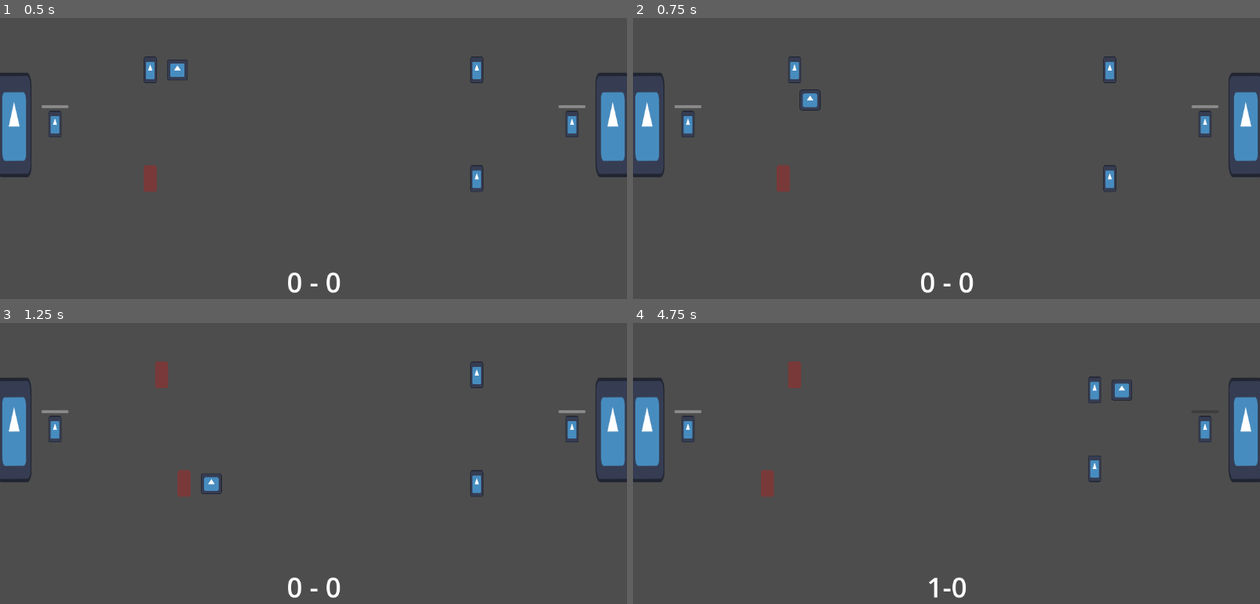
Above: before the commit, frames 1-4 (two rows, left to right).
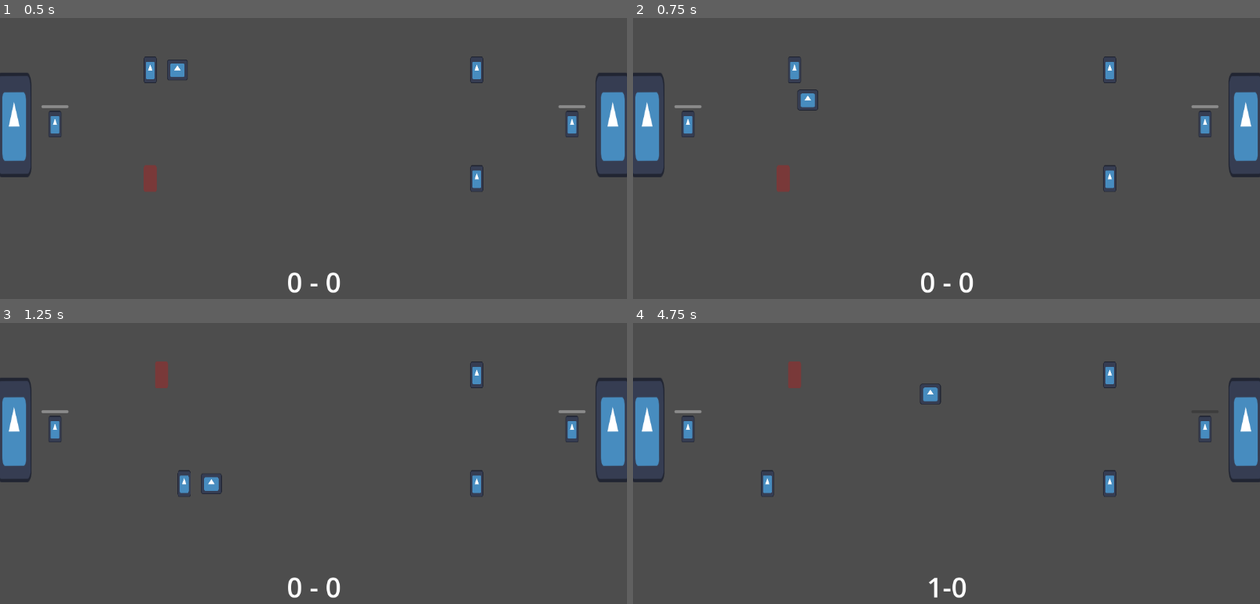
Above: after the commit, the same moments.

Repository: david8zhang/spooky-soccer
Game: Godot game, scene res://scenes/Main.tscn
Same seed, same stepped clock (60 frames per second), same inputs: the game is played once before the commit and once after it. The engine's default icon, where the game draws it, is replaced by a stand-in: a white triangle on a blue panel in a dark square.
Inputs:
- Up to frame 1 (0.5 s): no input
- Up to frame 2 (0.75 s): tap Enter at 0.5 s; hold Right (move_right) from 0.53 s (still down); tap Space (pass) at 0.6 s
- Up to frame 3 (1.25 s): keep holding Right (move_right); tap F (shoot) at 0.8 s
- Up to frame 4 (4.75 s): release Right (move_right) at 1.28 s; hold Down (move_down) 1.28-2.03 s; tap F (shoot) at 1.35, 2.3, 2.85, 3.8, 4.35 s; tap Space (pass) at 1.55, 2.1, 3.05, 3.6, 4.55 s; hold Right (move_right) 2.03-2.78 s; hold Up (move_up) 2.78-3.53 s; hold Left (move_left) from 3.53 s (still down)

Frame 1 is identical in both runs. In frame 2, 0.1% of the frame differs, in the area x 26-30%, y 25-33%; in frame 3, 0.2%; in frame 4, 1.0%, in the area x 20-80%, y 13-63%.

Commit message:
added CPU passing logic

Diff:
--- a/prefabs/Ball.tscn
+++ b/prefabs/Ball.tscn
@@ -41,7 +41,7 @@
 
 [node name="CollisionDetector" type="Area2D" parent="."]
 collision_layer = 4
-collision_mask = 15
+collision_mask = 27
 
 [node name="CollisionShape2D" type="CollisionShape2D" parent="CollisionDetector"]
 shape = SubResource("CircleShape2D_kr422")
--- a/prefabs/CPUFieldManager.tscn
+++ b/prefabs/CPUFieldManager.tscn
@@ -1,10 +1,42 @@
-[gd_scene load_steps=4 format=3 uid="uid://cjfb8ram4fpgp"]
+[gd_scene load_steps=9 format=3 uid="uid://cjfb8ram4fpgp"]
 
 [ext_resource type="Script" path="res://scripts/CPUFieldManager.gd" id="1_c288n"]
-[ext_resource type="PackedScene" uid="uid://d1vjmob1dhhgf" path="res://prefabs/FieldPlayer.tscn" id="2_m4f7v"]
+[ext_resource type="Script" path="res://scripts/FieldPlayer.gd" id="2_gdrvq"]
+[ext_resource type="Texture2D" uid="uid://dqa181oq1x6gn" path="res://icon.svg" id="3_h6xue"]
 [ext_resource type="PackedScene" uid="uid://cb574qavck54v" path="res://prefabs/Goalkeeper.tscn" id="3_i4xph"]
+
+[sub_resource type="AtlasTexture" id="AtlasTexture_fto0y"]
+atlas = ExtResource("3_h6xue")
+region = Rect2(0, 0, 128, 128)
+
+[sub_resource type="SpriteFrames" id="SpriteFrames_8qxoa"]
+animations = [{
+"frames": [{
+"duration": 1.0,
+"texture": SubResource("AtlasTexture_fto0y")
+}],
+"loop": true,
+"name": &"placeholder",
+"speed": 5.0
+}]
+
+[sub_resource type="RectangleShape2D" id="RectangleShape2D_wo2u0"]
+size = Vector2(38, 72)
+
+[sub_resource type="PackedScene" id="PackedScene_gk3m4"]
+_bundled = {
+"conn_count": 0,
+"conns": PackedInt32Array(),
+"editable_instances": [],
+"names": PackedStringArray("FieldPlayer", "lock_rotation", "script", "RigidBody2D", "AnimatedSprite2D", "position", "scale", "sprite_frames", "animation", "CollisionShape2D", "shape"),
+"node_count": 3,
+"node_paths": [],
+"nodes": PackedInt32Array(-1, -1, 3, 0, -1, 2, 1, 0, 2, 1, 0, 0, 0, 4, 4, -1, 4, 5, 2, 6, 3, 7, 4, 8, 5, 0, 0, 0, 9, 9, -1, 1, 10, 6, 0),
+"variants": [true, ExtResource("2_gdrvq"), Vector2(2.08165e-12, 2.08165e-12), Vector2(0.3, 0.563), SubResource("SpriteFrames_8qxoa"), &"placeholder", SubResource("RectangleShape2D_wo2u0")],
+"version": 3
+}
 
 [node name="CPUFieldManager" type="Node2D"]
 script = ExtResource("1_c288n")
-player_scene = ExtResource("2_m4f7v")
+player_scene = SubResource("PackedScene_gk3m4")
 goalkeeper_scene = ExtResource("3_i4xph")
--- a/prefabs/CPUFieldPlayer.tscn
+++ b/prefabs/CPUFieldPlayer.tscn
@@ -25,13 +25,14 @@
 height = 48.0
 
 [node name="CPUFieldPlayer" type="RigidBody2D"]
+collision_layer = 2
 lock_rotation = true
 script = ExtResource("1_k72m6")
 
 [node name="ContextMap" parent="." instance=ExtResource("2_vai8v")]
 
 [node name="CPUFieldPlayerAI" parent="." node_paths=PackedStringArray("blackboard", "actor") instance=ExtResource("2_4laok")]
-blackboard = NodePath("@Node@202746")
+blackboard = NodePath("@Node@315690")
 actor = NodePath("..")
 
 [node name="AnimatedSprite2D" type="AnimatedSprite2D" parent="."]
--- a/prefabs/CPUFieldPlayerAI.tscn
+++ b/prefabs/CPUFieldPlayerAI.tscn
@@ -5,18 +5,18 @@
 [ext_resource type="Script" path="res://addons/beehave/nodes/composites/sequence.gd" id="2_erdwv"]
 [ext_resource type="Script" path="res://scripts/behavior_tree/IsOnOffense.gd" id="4_xwktl"]
 [ext_resource type="Script" path="res://scripts/behavior_tree/IsOnball.gd" id="5_ltyea"]
-[ext_resource type="Script" path="res://scripts/behavior_tree/AttackDribble.gd" id="6_3ccq3"]
 [ext_resource type="Script" path="res://scripts/behavior_tree/Idle.gd" id="6_5pohc"]
-[ext_resource type="Script" path="res://addons/beehave/nodes/decorators/inverter.gd" id="7_hc8l0"]
 [ext_resource type="Script" path="res://scripts/behavior_tree/ShootBall.gd" id="7_sfdfh"]
+[ext_resource type="Script" path="res://scripts/behavior_tree/IsPassLaneOpen.gd" id="8_45sr2"]
 [ext_resource type="Script" path="res://scripts/behavior_tree/IsOpen.gd" id="8_bns73"]
-[ext_resource type="Script" path="res://scripts/behavior_tree/NearOpponentGoal.gd" id="9_db1pk"]
-[ext_resource type="Script" path="res://scripts/behavior_tree/MoveToOpenPosition.gd" id="10_l5pas"]
+[ext_resource type="Script" path="res://scripts/behavior_tree/IsInDanger.gd" id="10_ywh3k"]
+[ext_resource type="Script" path="res://scripts/behavior_tree/SaveOpenPassTarget.gd" id="11_88kw3"]
+[ext_resource type="Script" path="res://scripts/behavior_tree/PassBall.gd" id="11_rjhhn"]
 
 [node name="CPUFieldPlayerAI" type="Node" node_paths=PackedStringArray("blackboard", "actor")]
 script = ExtResource("1_xsn7y")
 blackboard = NodePath("@Node@21979")
-actor = NodePath("")
+actor = NodePath("..")
 
 [node name="OffenseOrDefense" type="Node" parent="."]
 script = ExtResource("2_8as02")
@@ -36,56 +36,41 @@
 [node name="IsOnball" type="Node" parent="OffenseOrDefense/OffenseSequence/OnOrOffball/OnballSequence"]
 script = ExtResource("5_ltyea")
 
-[node name="ShouldDribbleOrNot" type="Node" parent="OffenseOrDefense/OffenseSequence/OnOrOffball/OnballSequence"]
+[node name="ShouldShootOrNot" type="Node" parent="OffenseOrDefense/OffenseSequence/OnOrOffball/OnballSequence"]
 script = ExtResource("2_8as02")
 
-[node name="DribbleSequence" type="Node" parent="OffenseOrDefense/OffenseSequence/OnOrOffball/OnballSequence/ShouldDribbleOrNot"]
+[node name="ShootSequence" type="Node" parent="OffenseOrDefense/OffenseSequence/OnOrOffball/OnballSequence/ShouldShootOrNot"]
 script = ExtResource("2_erdwv")
 
-[node name="NearOpponentGoal" type="Node" parent="OffenseOrDefense/OffenseSequence/OnOrOffball/OnballSequence/ShouldDribbleOrNot/DribbleSequence"]
-script = ExtResource("9_db1pk")
+[node name="IsOpen" type="Node" parent="OffenseOrDefense/OffenseSequence/OnOrOffball/OnballSequence/ShouldShootOrNot/ShootSequence"]
+script = ExtResource("8_bns73")
 
-[node name="ShouldShootOrNot" type="Node" parent="OffenseOrDefense/OffenseSequence/OnOrOffball/OnballSequence/ShouldDribbleOrNot/DribbleSequence"]
+[node name="ShootBall" type="Node" parent="OffenseOrDefense/OffenseSequence/OnOrOffball/OnballSequence/ShouldShootOrNot/ShootSequence"]
+script = ExtResource("7_sfdfh")
+
+[node name="ShouldPassOrNot" type="Node" parent="OffenseOrDefense/OffenseSequence/OnOrOffball/OnballSequence/ShouldShootOrNot"]
 script = ExtResource("2_8as02")
 
-[node name="ShootSequence" type="Node" parent="OffenseOrDefense/OffenseSequence/OnOrOffball/OnballSequence/ShouldDribbleOrNot/DribbleSequence/ShouldShootOrNot"]
+[node name="PassSequence" type="Node" parent="OffenseOrDefense/OffenseSequence/OnOrOffball/OnballSequence/ShouldShootOrNot/ShouldPassOrNot"]
 script = ExtResource("2_erdwv")
 
-[node name="IsOpen" type="Node" parent="OffenseOrDefense/OffenseSequence/OnOrOffball/OnballSequence/ShouldDribbleOrNot/DribbleSequence/ShouldShootOrNot/ShootSequence"]
-script = ExtResource("8_bns73")
+[node name="IsPassLaneOpen" type="Node" parent="OffenseOrDefense/OffenseSequence/OnOrOffball/OnballSequence/ShouldShootOrNot/ShouldPassOrNot/PassSequence"]
+script = ExtResource("8_45sr2")
 
-[node name="ShootBall" type="Node" parent="OffenseOrDefense/OffenseSequence/OnOrOffball/OnballSequence/ShouldDribbleOrNot/DribbleSequence/ShouldShootOrNot/ShootSequence"]
-script = ExtResource("7_sfdfh")
+[node name="OrConditional" type="Node" parent="OffenseOrDefense/OffenseSequence/OnOrOffball/OnballSequence/ShouldShootOrNot/ShouldPassOrNot/PassSequence"]
+script = ExtResource("2_8as02")
 
-[node name="Idle" type="Node" parent="OffenseOrDefense/OffenseSequence/OnOrOffball/OnballSequence/ShouldDribbleOrNot/DribbleSequence/ShouldShootOrNot"]
+[node name="IsInDanger" type="Node" parent="OffenseOrDefense/OffenseSequence/OnOrOffball/OnballSequence/ShouldShootOrNot/ShouldPassOrNot/PassSequence/OrConditional"]
+script = ExtResource("10_ywh3k")
+
+[node name="SaveOpenPassTarget" type="Node" parent="OffenseOrDefense/OffenseSequence/OnOrOffball/OnballSequence/ShouldShootOrNot/ShouldPassOrNot/PassSequence/OrConditional"]
+script = ExtResource("11_88kw3")
+
+[node name="PassBall" type="Node" parent="OffenseOrDefense/OffenseSequence/OnOrOffball/OnballSequence/ShouldShootOrNot/ShouldPassOrNot/PassSequence"]
+script = ExtResource("11_rjhhn")
+
+[node name="Idle" type="Node" parent="OffenseOrDefense/OffenseSequence/OnOrOffball/OnballSequence/ShouldShootOrNot/ShouldPassOrNot"]
 script = ExtResource("6_5pohc")
 
-[node name="AttackDribble" type="Node" parent="OffenseOrDefense/OffenseSequence/OnOrOffball/OnballSequence/ShouldDribbleOrNot"]
-script = ExtResource("6_3ccq3")
-
-[node name="OffballSelector" type="Node" parent="OffenseOrDefense/OffenseSequence/OnOrOffball"]
-script = ExtResource("2_8as02")
-
-[node name="GetOpenSequence" type="Node" parent="OffenseOrDefense/OffenseSequence/OnOrOffball/OffballSelector"]
-script = ExtResource("2_erdwv")
-
-[node name="InverterDecorator" type="Node" parent="OffenseOrDefense/OffenseSequence/OnOrOffball/OffballSelector/GetOpenSequence"]
-script = ExtResource("7_hc8l0")
-
-[node name="IsInPosition" type="Node" parent="OffenseOrDefense/OffenseSequence/OnOrOffball/OffballSelector/GetOpenSequence/InverterDecorator"]
-script = ExtResource("2_erdwv")
-
-[node name="IsOpen" type="Node" parent="OffenseOrDefense/OffenseSequence/OnOrOffball/OffballSelector/GetOpenSequence/InverterDecorator/IsInPosition"]
-script = ExtResource("8_bns73")
-
-[node name="NearOpponentGoal" type="Node" parent="OffenseOrDefense/OffenseSequence/OnOrOffball/OffballSelector/GetOpenSequence/InverterDecorator/IsInPosition"]
-script = ExtResource("9_db1pk")
-
-[node name="MoveToOpenPosition" type="Node" parent="OffenseOrDefense/OffenseSequence/OnOrOffball/OffballSelector/GetOpenSequence"]
-script = ExtResource("10_l5pas")
-
-[node name="Idle" type="Node" parent="OffenseOrDefense/OffenseSequence/OnOrOffball/OffballSelector"]
+[node name="Idle" type="Node" parent="OffenseOrDefense/OffenseSequence/OnOrOffball"]
 script = ExtResource("6_5pohc")
-
-[node name="Idle" type="Node" parent="OffenseOrDefense"]
-script = ExtResource("6_5pohc")
--- a/prefabs/FieldPlayer.tscn
+++ /dev/null
@@ -1,35 +0,0 @@
-[gd_scene load_steps=6 format=3 uid="uid://d1vjmob1dhhgf"]
-
-[ext_resource type="Script" path="res://scripts/FieldPlayer.gd" id="1_4h5mm"]
-[ext_resource type="Texture2D" uid="uid://dqa181oq1x6gn" path="res://icon.svg" id="1_jgaay"]
-
-[sub_resource type="AtlasTexture" id="AtlasTexture_fto0y"]
-atlas = ExtResource("1_jgaay")
-region = Rect2(0, 0, 128, 128)
-
-[sub_resource type="SpriteFrames" id="SpriteFrames_8qxoa"]
-animations = [{
-"frames": [{
-"duration": 1.0,
-"texture": SubResource("AtlasTexture_fto0y")
-}],
-"loop": true,
-"name": &"placeholder",
-"speed": 5.0
-}]
-
-[sub_resource type="RectangleShape2D" id="RectangleShape2D_wo2u0"]
-size = Vector2(38, 72)
-
-[node name="FieldPlayer" type="RigidBody2D"]
-lock_rotation = true
-script = ExtResource("1_4h5mm")
-
-[node name="AnimatedSprite2D" type="AnimatedSprite2D" parent="."]
-position = Vector2(2.08165e-12, 2.08165e-12)
-scale = Vector2(0.3, 0.563)
-sprite_frames = SubResource("SpriteFrames_8qxoa")
-animation = &"placeholder"
-
-[node name="CollisionShape2D" type="CollisionShape2D" parent="."]
-shape = SubResource("RectangleShape2D_wo2u0")
--- a/prefabs/Goal.tscn
+++ b/prefabs/Goal.tscn
@@ -25,7 +25,7 @@
 radius = 350.0
 
 [node name="Goal" type="StaticBody2D"]
-collision_layer = 2
+collision_layer = 16
 collision_mask = 4
 script = ExtResource("1_6ybeg")
 
--- a/prefabs/PlayerFieldManager.tscn
+++ b/prefabs/PlayerFieldManager.tscn
@@ -1,10 +1,42 @@
-[gd_scene load_steps=4 format=3 uid="uid://d03yj7smxqk6c"]
+[gd_scene load_steps=9 format=3 uid="uid://d03yj7smxqk6c"]
 
 [ext_resource type="Script" path="res://scripts/PlayerFieldManager.gd" id="1_kkpbl"]
-[ext_resource type="PackedScene" uid="uid://d1vjmob1dhhgf" path="res://prefabs/FieldPlayer.tscn" id="2_lwkur"]
+[ext_resource type="Script" path="res://scripts/FieldPlayer.gd" id="2_q0j3s"]
+[ext_resource type="Texture2D" uid="uid://dqa181oq1x6gn" path="res://icon.svg" id="3_icn3j"]
 [ext_resource type="PackedScene" uid="uid://cb574qavck54v" path="res://prefabs/Goalkeeper.tscn" id="3_jlnuh"]
+
+[sub_resource type="AtlasTexture" id="AtlasTexture_fto0y"]
+atlas = ExtResource("3_icn3j")
+region = Rect2(0, 0, 128, 128)
+
+[sub_resource type="SpriteFrames" id="SpriteFrames_8qxoa"]
+animations = [{
+"frames": [{
+"duration": 1.0,
+"texture": SubResource("AtlasTexture_fto0y")
+}],
+"loop": true,
+"name": &"placeholder",
+"speed": 5.0
+}]
+
+[sub_resource type="RectangleShape2D" id="RectangleShape2D_wo2u0"]
+size = Vector2(38, 72)
+
+[sub_resource type="PackedScene" id="PackedScene_gk3m4"]
+_bundled = {
+"conn_count": 0,
+"conns": PackedInt32Array(),
+"editable_instances": [],
+"names": PackedStringArray("FieldPlayer", "lock_rotation", "script", "RigidBody2D", "AnimatedSprite2D", "position", "scale", "sprite_frames", "animation", "CollisionShape2D", "shape"),
+"node_count": 3,
+"node_paths": [],
+"nodes": PackedInt32Array(-1, -1, 3, 0, -1, 2, 1, 0, 2, 1, 0, 0, 0, 4, 4, -1, 4, 5, 2, 6, 3, 7, 4, 8, 5, 0, 0, 0, 9, 9, -1, 1, 10, 6, 0),
+"variants": [true, ExtResource("2_q0j3s"), Vector2(2.08165e-12, 2.08165e-12), Vector2(0.3, 0.563), SubResource("SpriteFrames_8qxoa"), &"placeholder", SubResource("RectangleShape2D_wo2u0")],
+"version": 3
+}
 
 [node name="PlayerFieldManager" type="Node2D"]
 script = ExtResource("1_kkpbl")
-player_scene = ExtResource("2_lwkur")
+player_scene = SubResource("PackedScene_gk3m4")
 goalkeeper_scene = ExtResource("3_jlnuh")
--- a/prefabs/PlayerFieldPlayer.tscn
+++ b/prefabs/PlayerFieldPlayer.tscn
@@ -24,6 +24,7 @@
 height = 48.0
 
 [node name="PlayerFieldPlayer" type="RigidBody2D"]
+collision_mask = 2
 lock_rotation = true
 script = ExtResource("1_ejapt")
 
@@ -41,3 +42,4 @@
 [node name="RayToGoal" type="RayCast2D" parent="."]
 modulate = Color(0, 1, 0, 1)
 target_position = Vector2(2.08165e-12, 100)
+collision_mask = 2
--- a/project.godot
+++ b/project.godot
@@ -65,6 +65,14 @@
 ]
 }
 
+[layer_names]
+
+2d_physics/layer_1="PlayerFieldPlayers"
+2d_physics/layer_2="CPUFieldPlayers"
+2d_physics/layer_3="Ball"
+2d_physics/layer_4="Goalkeepers"
+2d_physics/layer_5="Goal"
+
 [physics]
 
 2d/default_gravity=2.08165e-12
--- a/scripts/ContextMap.gd
+++ b/scripts/ContextMap.gd
@@ -26,6 +26,17 @@
 func _ready():
 	for c in get_children():
 		raycast_list.append(c)
+
+func update_ray_collision_based_on_side():
+	var parent_field_player = get_parent() as FieldPlayer
+	if parent_field_player.side == FieldPlayer.Side.PLAYER:
+		for ray in raycast_list:
+			ray.set_collision_mask_value(1, false)
+			ray.set_collision_mask_value(2, true)
+	else:
+		for ray in raycast_list:
+			ray.set_collision_mask_value(1, true)
+			ray.set_collision_mask_value(2, false)
 
 
 func _physics_process(_delta):
--- a/scripts/FieldPlayer.gd
+++ b/scripts/FieldPlayer.gd
@@ -29,8 +29,42 @@
 @onready var game = get_node("/root/Main") as Game
 @onready var context_map = $ContextMap as ContextMap
 @onready var ray_to_goal = $RayToGoal as RayCast2D
+@onready var ray_to_allies = []
 
 var field_manager: FieldManager
+
+func _ready():
+	game.all_ready.connect(all_ready)
+
+func all_ready():
+	# Instantiate raycast to ally players (for determining passing lane states)
+	for player in field_manager.field_players:
+		if player != self:
+			var ray_to_ally = RayCast2D.new() as RayCast2D
+			ray_to_ally.target_position = ray_to_ally.to_local(player.global_position)
+			update_ray_collision_based_on_side(ray_to_ally)
+			add_child(ray_to_ally)
+			var ray_to_ally_mapping = {
+				"raycast": ray_to_ally,
+				"player_ref": player
+			}
+			ray_to_allies.append(ray_to_ally_mapping)
+	update_ray_collision_based_on_side(ray_to_goal)
+	context_map.update_ray_collision_based_on_side()
+
+func update_ray_collision_based_on_side(ray: RayCast2D):
+	if side == Side.PLAYER:
+		ray.set_collision_mask_value(1, false)
+		ray.set_collision_mask_value(2, true)
+	else:
+		ray.set_collision_mask_value(1, true)
+		ray.set_collision_mask_value(2, false)
+
+func update_ray_to_ally_mappings():
+	for mapping in ray_to_allies:
+		var raycast = mapping["raycast"] as RayCast2D
+		var player_ref = mapping["player_ref"] as FieldPlayer
+		raycast.target_position = raycast.to_local(player_ref.global_position)
 
 func _physics_process(_delta):
 	if has_possession:
@@ -42,6 +76,7 @@
 	# For checking if the player currently has an open shot on offense
 	if ray_to_goal != null:
 		ray_to_goal.target_position = ray_to_goal.to_local(get_opposing_goal().global_position)
+	update_ray_to_ally_mappings()
 
 func pass_ball():
 	if pass_target != null:
@@ -50,20 +85,24 @@
 		var dir = (pass_target.global_position - ball.global_position).normalized()
 		var velocity_vector = dir * PASS_SPEED
 		ball.linear_velocity = velocity_vector
-		ball.curr_poss_status = Ball.POSS_STATUS.PLAYER_PASS
+		ball.curr_poss_status = Ball.POSS_STATUS.PLAYER_PASS if side == Side.PLAYER else Ball.POSS_STATUS.CPU_PASS
 		ball.metadata["prev_possessor"] = self
 		ball.enable_collision_detector()
 		is_selected = false
 		lose_poss_of_ball()
 
 func shoot_ball():
-	can_take_possession = false
 	var ball = game.ball
+	# Face toward opponent goal
+	curr_direction = Direction.LEFT if side == Side.CPU else Direction.RIGHT
+	var x_diff = -50 if curr_direction == Direction.LEFT else 50
+	ball.global_position = Vector2(global_position.x + x_diff, global_position.y)
+
+	# Shoot ball toward goal
 	var opp_goal = get_opposing_goal()
 	var dir = (opp_goal.global_position - ball.global_position).normalized()
 	var velocity_vector = dir * SHOOT_SPEED
 	ball.curr_poss_status = Ball.POSS_STATUS.SHOT_ON_CPU_GOAL
-	ball.metadata["prev_possessor"] = self
 	ball.metadata["shot_force"] = shot_force
 	ball.enable_collision_detector()
 	ball.linear_velocity = velocity_vector
@@ -72,7 +111,7 @@
 func handle_ball_collision():
 	var ball = game.ball as Ball
 	if can_take_possession:
-		if ball.curr_poss_status == Ball.POSS_STATUS.PLAYER_PASS:
+		if ball.curr_poss_status == Ball.POSS_STATUS.PLAYER_PASS or ball.curr_poss_status == Ball.POSS_STATUS.CPU_PASS:
 			var prev_possessor = ball.metadata["prev_possessor"]
 			if prev_possessor != null:
 				prev_possessor.can_take_possession = true
@@ -88,6 +127,7 @@
 
 func take_poss_of_ball():
 	var ball = game.ball as Ball
+	ball.linear_velocity = Vector2.ZERO
 	ball.disable_collision_detector()
 	has_possession = true
 
@@ -99,7 +139,6 @@
 		if p.has_possession:
 			return true
 	return false
-
 
 func move_to_position(dest_position: Vector2, is_at_pos_threshold):
 	if global_position.distance_to(dest_position) <= is_at_pos_threshold:
@@ -113,3 +152,22 @@
 
 func has_open_shot():
 	return !ray_to_goal.is_colliding()
+
+func get_open_pass_targets():
+	var open_pass_targets = []
+	for ray_mapping in ray_to_allies:
+		var raycast = ray_mapping["raycast"] as RayCast2D
+		if !raycast.is_colliding():
+			open_pass_targets.append(ray_mapping["player_ref"])
+	return open_pass_targets
+
+func get_closest_enemy_field_player():
+	var opp_field_manager = game.player_manager if side == Side.CPU else game.cpu_manager
+	var closest_field_player = null
+	var closest_dist = INF
+	for p in opp_field_manager.field_players:
+		var dist_to_player = global_position.distance_to(p.global_position)
+		if dist_to_player < closest_dist:
+			closest_field_player = p
+			closest_dist = dist_to_player
+	return closest_field_player
--- a/scripts/Game.gd
+++ b/scripts/Game.gd
@@ -11,9 +11,12 @@
 var cpu_score = 0
 var player_score = 0
 
+signal all_ready
+
 func _ready():
 	var player = player_manager.field_players[0] as FieldPlayer
 	player.take_poss_of_ball()
+	all_ready.emit()
 
 func on_cpu_scored():
 	cpu_score += 1
--- a/scripts/PlayerFieldPlayer.gd
+++ b/scripts/PlayerFieldPlayer.gd
@@ -28,11 +28,8 @@
 
 		if Input.is_action_just_pressed("shoot"):
 			shoot_ball()
-
-		var ball = game.ball as RigidBody2D
-		var x_diff = -50 if curr_direction == Direction.LEFT else 50
-		ball.global_position = Vector2(global_position.x + x_diff, global_position.y)
 		update_pass_target(linear_velocity)
+	super._physics_process(_delta)
 
 func update_pass_target(curr_velocity: Vector2):
 	var src_position = global_position + curr_velocity
@@ -60,5 +57,6 @@
 
 func take_poss_of_ball():
 	super.take_poss_of_ball()
+	hide_highlight()
 	var player_manager = field_manager as PlayerFieldManager
 	player_manager.select_new_player(self)
--- /dev/null
+++ b/scripts/behavior_tree/IsInDanger.gd
@@ -0,0 +1,10 @@
+class_name IsInDanger
+extends ConditionLeaf
+
+static var DANGER_THRESHOLD = 100
+
+func tick(actor: Node, _blackboard: Blackboard):
+	var field_player = actor as FieldPlayer
+	var closest_enemy_player = field_player.get_closest_enemy_field_player()
+	var dist_to_enemy = field_player.global_position.distance_to(closest_enemy_player.global_position)
+	return SUCCESS if dist_to_enemy <= DANGER_THRESHOLD else FAILURE
--- /dev/null
+++ b/scripts/behavior_tree/IsPassLaneOpen.gd
@@ -0,0 +1,7 @@
+class_name IsPassLaneOpen
+extends ConditionLeaf
+
+func tick(actor: Node, _blackboard: Blackboard):
+	var field_player = actor as FieldPlayer
+	var open_pass_targets = field_player.get_open_pass_targets()
+	return SUCCESS if open_pass_targets.size() > 0 else FAILURE
--- /dev/null
+++ b/scripts/behavior_tree/IsTeamMateOpen.gd
@@ -0,0 +1,11 @@
+class_name IsTeamMateOpen
+extends ConditionLeaf
+
+func tick(actor: Node, _blackboard: Blackboard):
+	var field_player = actor as FieldPlayer
+	var pass_targets = field_player.get_open_pass_targets()
+	for p in pass_targets:
+		var pass_target = p as FieldPlayer
+		if pass_target.has_open_shot():
+			return SUCCESS
+	return FAILURE
--- /dev/null
+++ b/scripts/behavior_tree/PassBall.gd
@@ -0,0 +1,16 @@
+class_name PassBall
+extends ActionLeaf
+
+func tick(actor: Node, blackboard: Blackboard):
+	var open_pass_target = blackboard.get_value("open_pass_target") as FieldPlayer
+	var field_player = actor as FieldPlayer
+	if open_pass_target != null:
+		field_player.pass_target = open_pass_target
+		field_player.pass_ball()
+		return SUCCESS
+	var open_pass_targets = field_player.get_open_pass_targets()
+	if open_pass_targets.size() > 0:
+		field_player.pass_target = open_pass_targets[0]
+		field_player.pass_ball()
+		return SUCCESS
+	return FAILURE
--- /dev/null
+++ b/scripts/behavior_tree/SaveOpenPassTarget.gd
@@ -0,0 +1,13 @@
+class_name SaveOpenPassTarget
+extends ActionLeaf
+
+func tick(actor: Node, blackboard: Blackboard):
+	var field_player = actor as FieldPlayer
+	var pass_targets = field_player.get_open_pass_targets()
+	for p in pass_targets:
+		var pass_target = p as FieldPlayer
+		if pass_target.has_open_shot():
+			blackboard.set_value("open_pass_target", pass_target)
+			return SUCCESS
+	blackboard.set_value("open_pass_target", null)
+	return FAILURE
